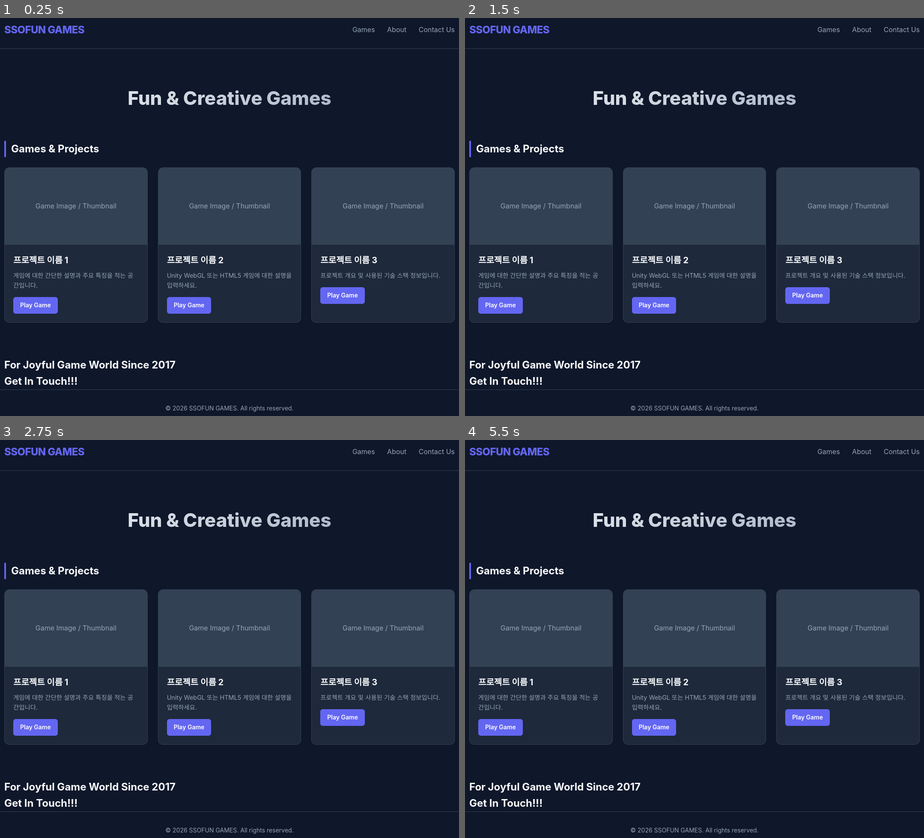
Above: before the commit, frames 1-4 (two rows, left to right).
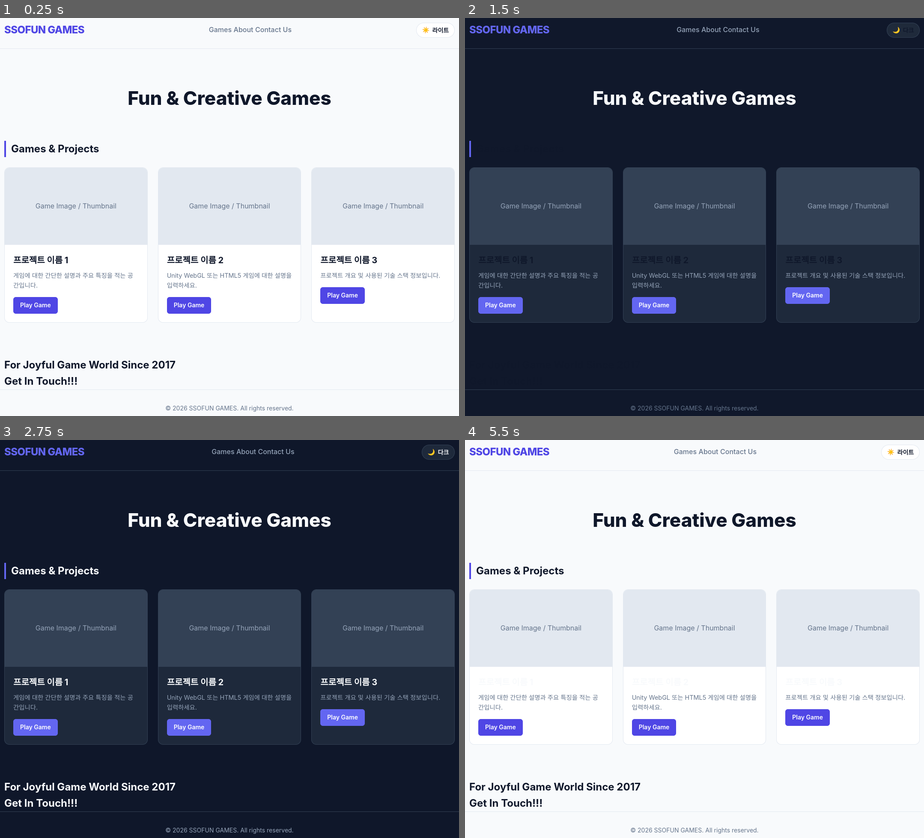
Above: after the commit, the same moments.

Repository: leesso/ssofungames
Game: browser game, page index.html
Same seed, same stepped clock (60 frames per second), same inputs: the game is played once before the commit and once after it.
Inputs:
- Up to frame 1 (0.25 s): no input
- Up to frame 2 (1.5 s): click "Play Game" at 0.27 s; click "Contact Us" (after the commit: "☀️ 라이트") at 1.27 s
- Up to frame 3 (2.75 s): click "Contact Us" (after the commit: "🌙 다크") at 1.87 s; click "Contact Us" (after the commit: "☀️ 라이트") at 2.02 s; click "Play Game" at 2.47 s
- Up to frame 4 (5.5 s): click "Games" at 3.07 s; click "Contact Us" at 3.67 s; click "Play Game" at 4.27 s; click "Contact Us" (after the commit: "🌙 다크") at 4.52 s; click "Games" at 4.87 s; click "Contact Us" at 5.47 s

The runs differ from the first frame. In frame 1, 100% of the frame differs, in the area x 0-100%, y 0-100%; in frame 2, 2.0%; in frame 3, 0.9%; in frame 4, 99%.

Commit message:
Refactor HTML structure and add theme toggle functionality

Diff:
--- a/index.html
+++ b/index.html
@@ -3,9 +3,9 @@
 <head>
   <meta charset="UTF-8" />
   <meta name="viewport" content="width=device-width, initial-scale=1.0" />
-  <title>SSOFUN GAMES | 게임 포트폴리오</title>
-  <style>
-    /* Reset & CSS Variables */
+  <title>SSOFUN GAMES</title>
+ <style>
+    /* 1. 기본 다크 테마 변수 */
     :root {
       --bg-color: #0f172a;
       --card-bg: #1e293b;
@@ -14,12 +14,27 @@
       --text-main: #f8fafc;
       --text-muted: #94a3b8;
       --border-color: #334155;
+      --thumb-bg: #334155;
+    }
+
+    /* 2. 라이트 테마 변수 */
+    [data-theme="light"] {
+      --bg-color: #f8fafc;
+      --card-bg: #ffffff;
+      --accent: #4f46e5;
+      --accent-hover: #4338ca;
+      --text-main: #0f172a;
+      --text-muted: #64748b;
+      --border-color: #e2e8f0;
+      --thumb-bg: #e2e8f0;
     }
 
     * {
       box-sizing: border-box;
       margin: 0;
       padding: 0;
+      /* 테마 전환 시 부드러운 애니메이션 */
+      transition: background-color 0.25s ease, color 0.25s ease, border-color 0.25s ease;
     }
 
     body {
@@ -36,7 +51,7 @@
       padding: 0 1.5rem;
     }
 
-    /* Header */
+    /* Header & Nav */
     header {
       padding: 1.5rem 0;
       border-bottom: 1px solid var(--border-color);
@@ -56,15 +71,39 @@
       letter-spacing: -0.025em;
     }
 
+    .nav-right {
+      display: flex;
+      align-items: center;
+      gap: 1.5rem;
+    }
+
     .nav-links a {
       color: var(--text-muted);
       text-decoration: none;
-      margin-left: 1.5rem;
-      transition: color 0.2s;
+      font-weight: 500;
     }
 
     .nav-links a:hover {
       color: var(--text-main);
+    }
+
+    /* Theme Toggle Button */
+    .theme-toggle-btn {
+      background: var(--card-bg);
+      border: 1px solid var(--border-color);
+      color: var(--text-main);
+      padding: 0.4rem 0.8rem;
+      border-radius: 20px;
+      cursor: pointer;
+      font-size: 0.875rem;
+      font-weight: 600;
+      display: flex;
+      align-items: center;
+      gap: 0.4rem;
+    }
+
+    .theme-toggle-btn:hover {
+      border-color: var(--accent);
     }
 
     /* Hero Section */
@@ -77,9 +116,7 @@
       font-size: 2.75rem;
       font-weight: 800;
       margin-bottom: 1rem;
-      background: linear-gradient(135deg, #f8fafc 0%, #94a3b8 100%);
-      -webkit-background-clip: text;
-      -webkit-text-fill-color: transparent;
+      color: var(--text-main);
     }
 
     .hero p {
@@ -114,13 +151,13 @@
 
     .game-card:hover {
       transform: translateY(-4px);
-      box-shadow: 0 10px 25px -5px rgba(0, 0, 0, 0.3);
+      box-shadow: 0 10px 25px -5px rgba(0, 0, 0, 0.15);
     }
 
     .game-thumb {
       width: 100%;
       height: 180px;
-      background: #334155;
+      background: var(--thumb-bg);
       display: flex;
       align-items: center;
       justify-content: center;
@@ -146,12 +183,11 @@
       display: inline-block;
       padding: 0.5rem 1rem;
       background: var(--accent);
-      color: white;
+      color: #ffffff;
       text-decoration: none;
       border-radius: 0.375rem;
       font-weight: 600;
       font-size: 0.875rem;
-      transition: background 0.2s;
     }
 
     .btn:hover {
@@ -178,6 +214,10 @@
         <a href="#about">About</a>
         <a href="#contact">Contact Us</a>
       </nav>
+      <button id="theme-toggle" class="theme-toggle-btn" aria-label="테마 전환">
+          <span id="theme-icon">🌙</span>
+          <span id="theme-text">다크</span>
+      </button>
     </div>
   </header>
 
@@ -237,6 +277,47 @@
       <p>&copy; 2026 SSOFUN GAMES. All rights reserved.</p>
     </div>
   </footer>
+  <!-- JavaScript: 테마 제어 로직 -->
+  <script>
+    const themeToggleBtn = document.getElementById('theme-toggle');
+    const themeIcon = document.getElementById('theme-icon');
+    const themeText = document.getElementById('theme-text');
+
+    // 1. 초기 테마 설정 (저장된 설정 확인 -> OS 설정 확인 -> 기본값 dark)
+    const savedTheme = localStorage.getItem('theme');
+    const systemPrefersLight = window.matchMedia('(prefers-color-scheme: light)').matches;
+
+    if (savedTheme === 'light' || (!savedTheme && systemPrefersLight)) {
+      setTheme('light');
+    } else {
+      setTheme('dark');
+    }
+
+    // 2. 테마 적용 함수
+    function setTheme(theme) {
+      if (theme === 'light') {
+        document.documentElement.setAttribute('data-theme', 'light');
+        themeIcon.textContent = '☀️';
+        themeText.textContent = '라이트';
+        localStorage.setItem('theme', 'light');
+      } else {
+        document.documentElement.removeAttribute('data-theme');
+        themeIcon.textContent = '🌙';
+        themeText.textContent = '다크';
+        localStorage.setItem('theme', 'dark');
+      }
+    }
+
+    // 3. 버튼 클릭시 테마 토글
+    themeToggleBtn.addEventListener('click', () => {
+      const currentTheme = document.documentElement.getAttribute('data-theme');
+      if (currentTheme === 'light') {
+        setTheme('dark');
+      } else {
+        setTheme('light');
+      }
+    });
+  </script>
 
 </body>
 </html>
